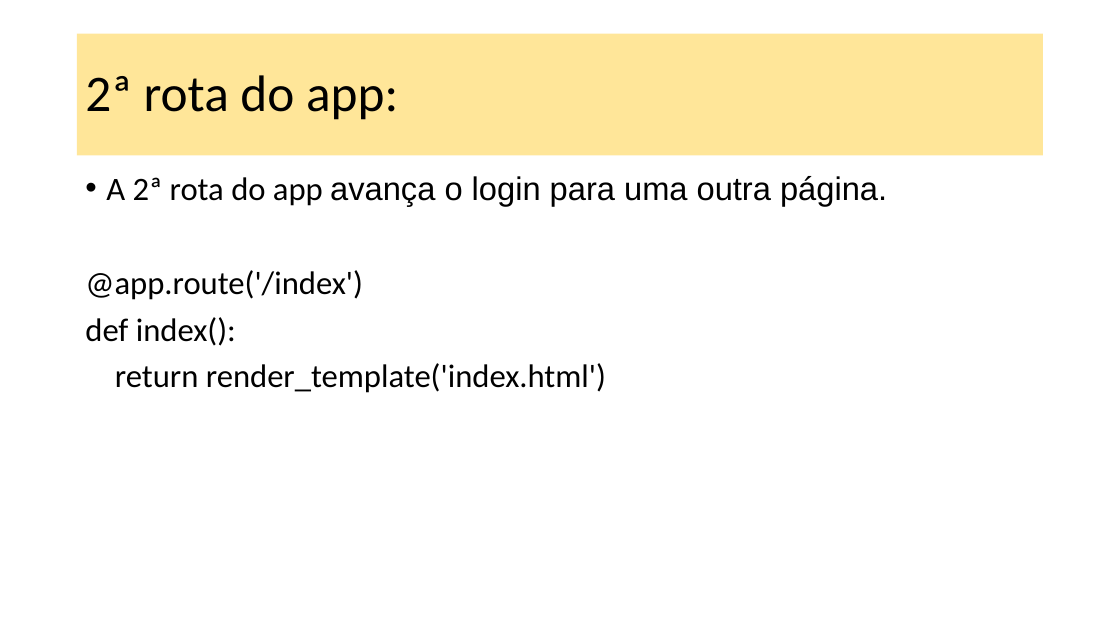
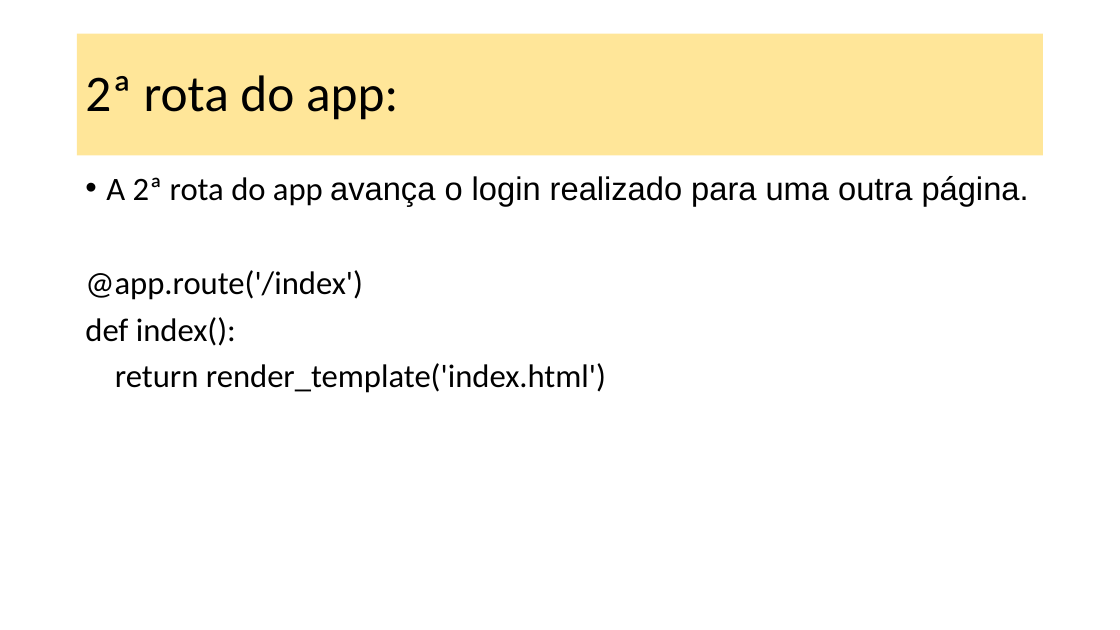
Before and after one commit to dourivaljunior/Curso-de-Flask, a slide deck: slide 7 of Aula 06 Flask.pptx. Drawn at 1120x630 pixels with LibreOffice and Linux fonts; fonts in the diff are those of the drawing. Boxes give left, top, right and bottom in pixels: in the first picture for what was removed or moved away, otherwise in the second. Text is boxed around its words. In the diff, an @@ line names an element or a change of style, - is before the commit and + after.

```diff
--- a/Aula 06 Flask.pptx
+++ b/Aula 06 Flask.pptx
@@ text at (106, 176, 1029, 206): text changed @@
-• A 2ª rota do app avança o login para uma outra página.
+• A 2ª rota do app avança o login realizado para uma outra página.
```
Also in this commit, not shown: 15 other slides changed, 6 slides added, 1 slide removed, 1 other file.
